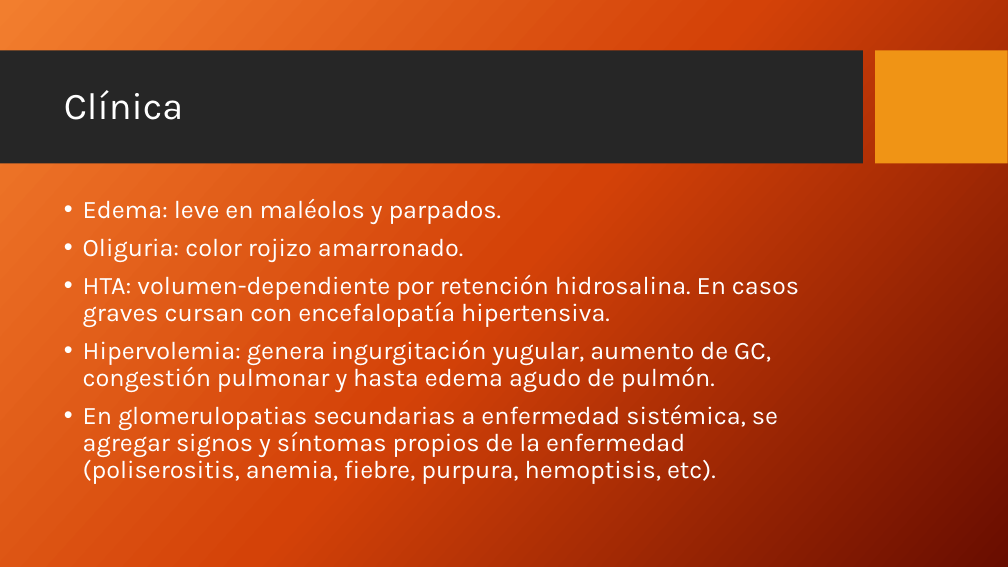
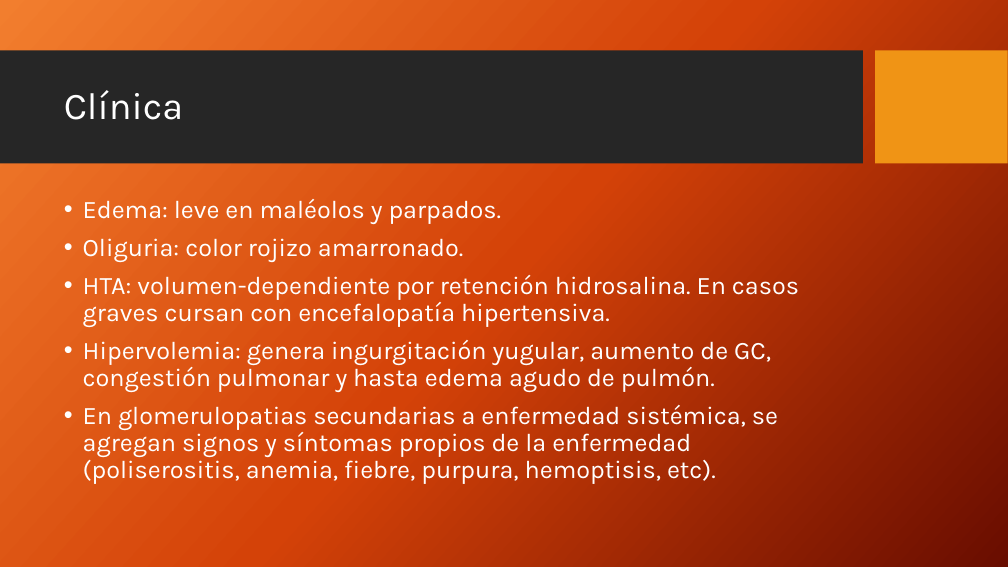
Before and after one commit to RamaSenin/pruebaVinclacion, a slide deck: slide 6 of Sindrome nefritico.pptx. Drawn at 1008x567 pixels with LibreOffice and Linux fonts; fonts in the diff are those of the drawing; background and template pictures are left out. Boxes give left, top, right and bottom in pixels: in the first picture for what was removed or moved away, otherwise in the second. Text is boxed around its words. In the diff, an @@ line names an element or a change of style, - is before the commit and + after.

```diff
--- a/Sindrome nefritico.pptx
+++ b/Sindrome nefritico.pptx
@@ text at bbox=[83, 405, 778, 484]: text changed @@
-• En glomerulopatias secundarias a enfermedad sistémica, se agregar signos y síntomas propios de la enfermedad (poliserositis, anemia, fiebre, purpura, hemoptisis, etc).
+• En glomerulopatias secundarias a enfermedad sistémica, se agregan signos y síntomas propios de la enfermedad (poliserositis, anemia, fiebre, purpura, hemoptisis, etc).
```
Also in this commit, not shown: 3 other slides changed.
